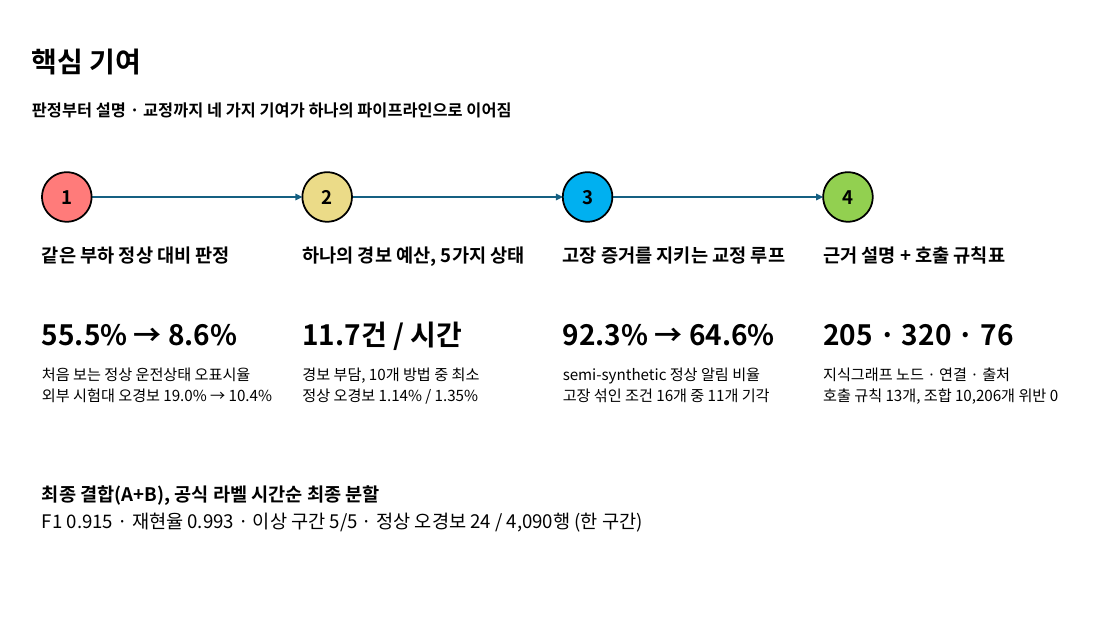
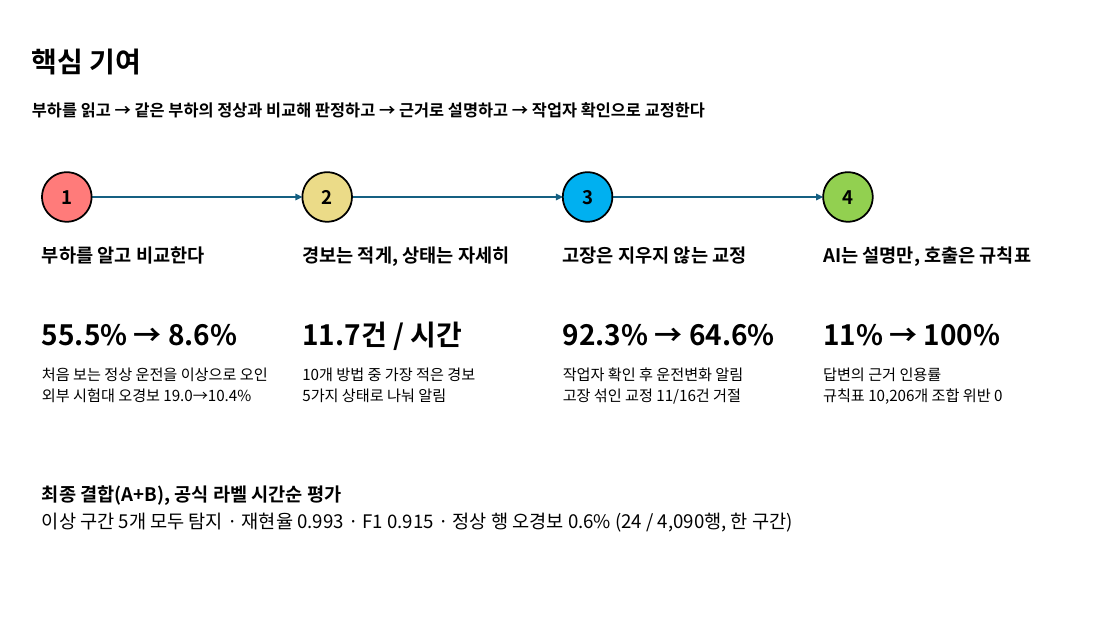
Before and after one commit to ZlataN-AI/KAMP, a slide deck: slide 3 of presentation/RIVET-WM_seminar.pptx. Drawn at 1120x630 pixels with LibreOffice and Linux fonts; fonts in the diff are those of the drawing. Boxes give left, top, right and bottom in pixels: in the first picture for what was removed or moved away, otherwise in the second. Text is boxed around its words. In the diff, an @@ line names an element or a change of style, - is before the commit and + after.

```diff
--- a/presentation/RIVET-WM_seminar.pptx
+++ b/presentation/RIVET-WM_seminar.pptx
@@ text at (32,102,705,118): text changed @@
-판정부터 설명 · 교정까지 네 가지 기여가 하나의 파이프라인으로 이어짐
+부하를 읽고 → 같은 부하의 정상과 비교해 판정하고 → 근거로 설명하고 → 작업자 확인으로 교정한다
@@ text at (42,246,205,264): text changed @@
-같은 부하 정상 대비 판정
+부하를 알고 비교한다
@@ text at (302,246,509,266): text changed @@
-하나의 경보 예산, 5가지 상태
+경보는 적게, 상태는 자세히
@@ text at (563,246,746,264): text changed @@
-고장 증거를 지키는 교정 루프
+고장은 지우지 않는 교정
@@ text at (823,246,1031,266): text changed @@
-근거 설명 + 호출 규칙표
+AI는 설명만, 호출은 규칙표
@@ text at (823,324,1001,346): text changed @@
-205 · 320 · 76
+11% → 100%
@@ text at (42,367,268,403): text changed @@
-처음 보는 정상 운전상태 오표시율
-외부 시험대 오경보 19.0% → 10.4%
+처음 보는 정상 운전을 이상으로 오인
+외부 시험대 오경보 19.0→10.4%
@@ text at (302,367,475,403): text changed @@
-경보 부담, 10개 방법 중 최소
-정상 오경보 1.14% / 1.35%
+10개 방법 중 가장 적은 경보
+5가지 상태로 나눠 알림
@@ text at (563,367,743,404): text changed @@
-semi-synthetic 정상 알림 비율
-고장 섞인 조건 16개 중 11개 기각
+작업자 확인 후 운전변화 알림
+고장 섞인 교정 11/16건 거절
@@ text at (823,367,1002,404): text changed @@
-지식그래프 노드 · 연결 · 출처
-호출 규칙 13개, 조합 10,206개 위반 0
+답변의 근거 인용률
+규칙표 10,206개 조합 위반 0
@@ text at (42,485,793,532): text changed @@
-최종 결합(A+B), 공식 라벨 시간순 최종 분할
-F1 0.915 · 재현율 0.993 · 이상 구간 5/5 · 정상 오경보 24 / 4,090행 (한 구간)
+최종 결합(A+B), 공식 라벨 시간순 평가
+이상 구간 5개 모두 탐지 · 재현율 0.993 · F1 0.915 · 정상 행 오경보 0.6% (24 / 4,090행, 한 구간)
```
Also in this commit, not shown: 26 other slides changed, 1 other file.
